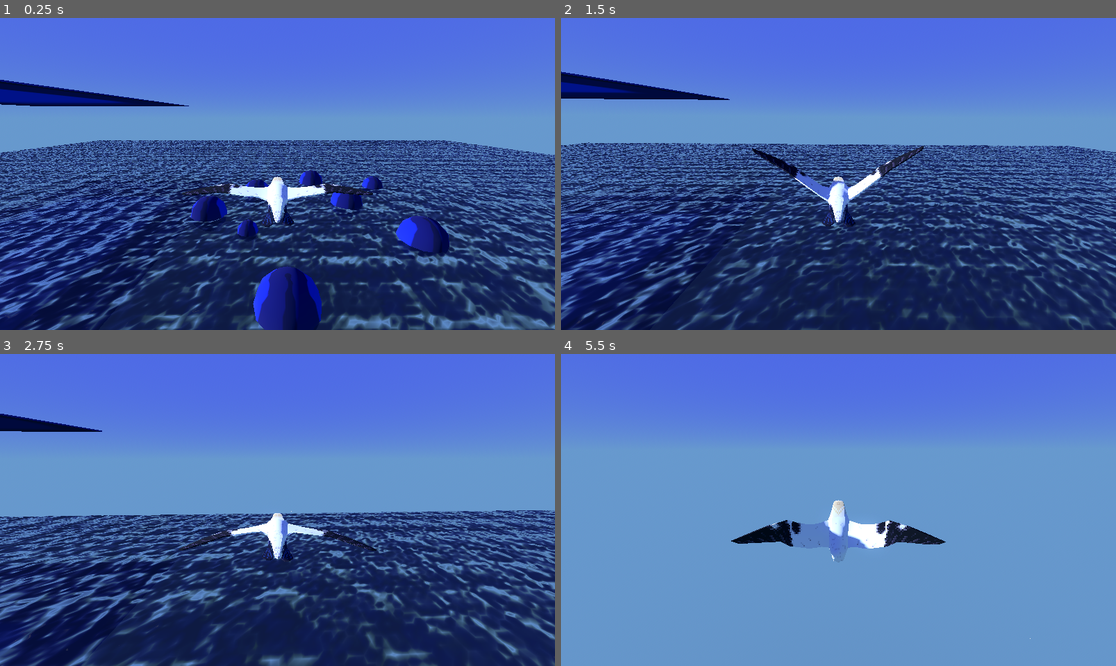
Above: before the commit, frames 1-4 (two rows, left to right).
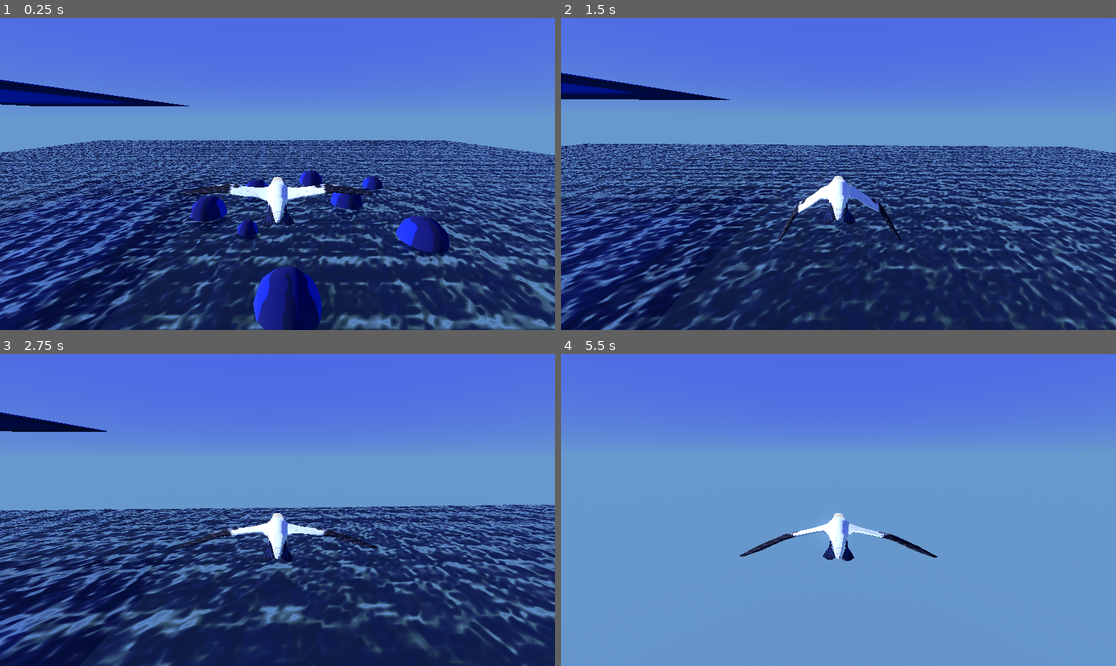
Above: after the commit, the same moments.

Repository: dreamfunicular/trianglegamejam26
Game: Godot game, scene res://BirdTestEnv.tscn
Same seed, same stepped clock (60 frames per second), same inputs: the game is played once before the commit and once after it. The project has no main scene, so this scene is started directly. The engine's default icon, where the game draws it, is replaced by a stand-in: a white triangle on a blue panel in a dark square.
Inputs (mouse positions are in pixels of both pictures, inside the frame that each line leads up to):
- Up to frame 1 (0.25 s): no input
- Up to frame 2 (1.5 s): move the mouse to (866, 174) at 0.52 s; hold Right mouse button (Break) 0.53-1.28 s; tap Space (Flap) at 0.77, 0.8, 1.07, 1.35 s; move the mouse to (810, 174) at 1.27 s
- Up to frame 3 (2.75 s): tap Space (Flap) at 1.52, 1.82, 2.3 s; right-click (249, 510) at 1.55 s; move the mouse to (288, 503) at 2.02 s; hold Right mouse button (Break) from 2.03 s (still down)
- Up to frame 4 (5.5 s): move the mouse to (832, 516) at 2.77 s; release Right mouse button (Break) at 2.78 s; right-click (832, 516) at 2.85 s; tap Space (Flap) at 3.02, 3.32, 3.6, 3.77, 4.07, 4.52, 4.82, 5.3 s; move the mouse to (877, 513) at 3.52 s; move the mouse to (794, 506) at 4.27 s; right-click (794, 506) at 4.35 s; move the mouse to (844, 510) at 5.02 s; hold Right mouse button (Break) from 5.03 s (still down)

The runs differ from the first frame. In frame 1, less than 0.1% of the frame differs, in the area x 35-76%, y 53-98%; in frame 2, 28%, in the area x 0-100%, y 17-100%; in frame 3, 25%; in frame 4, 2.6%.

Commit message:
remove air brakes, balance stuff/adjust dive mechs

Diff:
--- a/Objects/Player/Gannet/GannetModel.tscn
+++ b/Objects/Player/Gannet/GannetModel.tscn
@@ -50,7 +50,7 @@
 point_count = 2
 
 [sub_resource type="AnimationNodeStateMachineTransition" id="AnimationNodeStateMachineTransition_glitr"]
-xfade_time = 1.5
+xfade_time = 1.0
 xfade_curve = SubResource("Curve_2yy71")
 switch_mode = 2
 advance_mode = 2
@@ -84,22 +84,23 @@
 
 [sub_resource type="AnimationNodeStateMachine" id="AnimationNodeStateMachine_1v6j1"]
 states/Airbrake/node = SubResource("AnimationNodeAnimation_qqojt")
-states/Airbrake/position = Vector2(395, 35)
+states/Airbrake/position = Vector2(446, 58)
 states/Dive/node = SubResource("AnimationNodeBlendSpace1D_qqojt")
-states/Dive/position = Vector2(515, 78)
+states/Dive/position = Vector2(591, 110)
 states/Flap/node = SubResource("AnimationNodeAnimation_vg85i")
-states/Flap/position = Vector2(333, 227)
+states/Flap/position = Vector2(446, 361)
 states/Flight/node = SubResource("AnimationNodeBlendSpace1D_bqfct")
-states/Flight/position = Vector2(358, 120)
+states/Flight/position = Vector2(347, 203)
 states/Float/node = SubResource("AnimationNodeAnimation_8o1uc")
-states/Float/position = Vector2(297, 53)
-states/Start/position = Vector2(178, 120)
+states/Float/position = Vector2(202, 93)
+states/Start/position = Vector2(167, 203)
 states/SuperFlap/node = SubResource("AnimationNodeAnimation_bqfct")
-states/SuperFlap/position = Vector2(515, 191)
+states/SuperFlap/position = Vector2(626, 321)
 transitions = ["Start", "Flight", SubResource("AnimationNodeStateMachineTransition_j5jfc"), "Flight", "Flap", SubResour …(828 unchanged characters)…
+graph_offset = Vector2(-46, 141)
 
 [sub_resource type="AnimationNodeBlendTree" id="AnimationNodeBlendTree_bqfct"]
-graph_offset = Vector2(-142.1878, 69.453)
+graph_offset = Vector2(-142.1878, 51.716675)
 nodes/output/position = Vector2(1020, 180)
 nodes/StateMachine/node = SubResource("AnimationNodeStateMachine_1v6j1")
 nodes/StateMachine/position = Vector2(720, 180)
@@ -109,24 +110,24 @@
 script = ExtResource("2_2yy71")
 
 [node name="Skeleton3D" parent="Gannet" index="0"]
-bones/0/position = Vector3(7.067092e-18, 0.01867144, 0.1457972)
+bones/0/position = Vector3(2.660761e-18, 0.01867144, 0.13660602)
 bones/0/rotation = Quaternion(-0.6842165, 2.7267258e-16, 2.7267256e-16, 0.729279)
-bones/1/position = Vector3(0.11648273, 0.06811876, -0.031372353)
-bones/1/rotation = Quaternion(0.1811994, 0.33259723, -0.19909906, 0.9038282)
-bones/1/scale = Vector3(0.99999976, 0.9999999, 1.0000001)
-bones/2/rotation = Quaternion(-0.4933947, -0.4136083, -0.7208214, 0.2567223)
-bones/3/position = Vector3(2.9667144e-16, 0.38323998, -0.0015201494)
-bones/3/rotation = Quaternion(-0.11342332, -8.733231e-18, 4.5849334e-17, 0.9935468)
-bones/4/position = Vector3(2.0352203e-17, -0.055216767, 0.0035242194)
-bones/4/rotation = Quaternion(-4.3711243e-08, 0.06639878, 0.99779326, 1.184134e-10)
-bones/5/rotation = Quaternion(-0.9453356, 3.533822e-16, -1.4538303e-16, 0.3260991)
-bones/6/rotation = Quaternion(-0.024443828, -0.0009606602, -0.03925854, 0.9989296)
-bones/7/position = Vector3(-0.11648273, 0.06811876, -0.031372353)
-bones/7/rotation = Quaternion(0.1811994, -0.33259723, 0.19909906, 0.9038282)
-bones/7/scale = Vector3(0.99999976, 0.9999999, 1.0000001)
-bones/8/rotation = Quaternion(-0.4933947, 0.4136083, 0.7208214, 0.2567223)
-bones/9/rotation = Quaternion(-0.98788774, 3.6338484e-16, -6.952247e-17, 0.15517013)
-bones/10/rotation = Quaternion(-0.42418054, 0.01667056, 0.03555627, 0.9047258)
+bones/1/position = Vector3(0.09666455, 0.21977118, 0.0024333345)
+bones/1/rotation = Quaternion(-0.46837837, -0.028573068, -0.87479603, 0.120570235)
+bones/1/scale = Vector3(0.9999997, 0.9999999, 0.99999994)
+bones/2/rotation = Quaternion(-0.13943405, 0.014808199, -0.20726715, 0.96818346)
+bones/3/position = Vector3(3.0922529e-16, 0.3951775, -0.018120866)
+bones/3/rotation = Quaternion(-0.061095946, -4.4442436e-17, 4.0185973e-17, 0.99813193)
+bones/4/position = Vector3(2.0352205e-17, -0.055216767, 0.0035242194)
+bones/4/rotation = Quaternion(-4.3689205e-08, 0.03186405, 0.9994922, -1.3928192e-09)
+bones/5/rotation = Quaternion(-0.99616957, 3.734339e-16, 2.2479297e-17, -0.08744328)
+bones/6/rotation = Quaternion(0.033341322, 0.2577176, -0.018398382, 0.9654696)
+bones/7/position = Vector3(-0.09666455, 0.21977118, 0.0024333345)
+bones/7/rotation = Quaternion(-0.46837837, 0.028573068, 0.87479603, 0.120570235)
+bones/7/scale = Vector3(0.9999997, 0.9999999, 0.99999994)
+bones/8/rotation = Quaternion(-0.13943405, -0.014808199, 0.20726715, 0.96818346)
+bones/9/rotation = Quaternion(-0.993593, 3.7278502e-16, 3.2665455e-17, -0.11301819)
+bones/10/rotation = Quaternion(0.03339528, -0.2563454, 0.0050264443, 0.96599513)
 
 [node name="AnimationTree" type="AnimationTree" parent="." index="2"]
 tree_root = SubResource("AnimationNodeBlendTree_bqfct")
--- a/Objects/Player/Player.tscn
+++ b/Objects/Player/Player.tscn
@@ -10,8 +10,8 @@
 [ext_resource type="AudioStream" uid="uid://elw4fe3ltwiq" path="res://audio/SFX/wing_flapping/big-flap--05.ogg" id="8_q10m3"]
 
 [sub_resource type="Curve" id="Curve_cac6a"]
-_data = [Vector2(0, 0), 0.0, 0.0, 0, 0, Vector2(0.24456522, 1), 0.0, 0.0, 0, 0, Vector2(0.41847825, 0.22471917), -1.698235, -1.698235, 0, 0, Vector2(1, 0), 0.0, 0.0, 0, 0]
-point_count = 4
+_data = [Vector2(0, 0), 0.0, 0.0, 0, 0, Vector2(0.24456522, 1), 0.0, 0.0, 0, 0, Vector2(0.4076087, 0), 0.0, 0.0, 0, 0]
+point_count = 3
 
 [sub_resource type="Curve" id="Curve_y01d7"]
 _data = [Vector2(0, 0), 0.0, 20.67415, 0, 0, Vector2(0.09782609, 1), 0.0, 0.0, 0, 0, Vector2(0.4076087, 0.3370787), -1.8193254, -1.8193254, 0, 0, Vector2(1, 0), 0.0, 0.0, 0, 0]
--- a/Objects/Player/player.gd
+++ b/Objects/Player/player.gd
@@ -9,8 +9,6 @@
 
 const MOUSE_SENSE_FREE = Vector2(0.002, 0.004)
 const TURN_CLAMP_FREE = Vector2(PI/72, PI/36)
-const MOUSE_SENSE_BRAKE = Vector2(0.003, 0.006)
-const TURN_CLAMP_BRAKE = Vector2(PI/36, PI/18)
 const MOUSE_SENSE_WATER = Vector2(0.001, 0.001)
 const TURN_CLAMP_WATER = Vector2(PI/108, PI/108)
 const MOUSE_SENSE_FLOAT = Vector2(0.004, 0.004)
@@ -36,7 +34,6 @@
 const FLAP_STATE_NAME : String = "Flap"
 const DIVE_STATE_NAME : String = "Dive"
 const FLOAT_STATE_NAME : String = "Float"
-const BRAKE_STATE_NAME : String = "Airbrake"
 
 var is_bird_surfacing : bool = false
 var camera_in_water : bool = false
@@ -58,13 +55,11 @@
 @export var boost_blend: Curve
 const BOOST_POWER = 2.0
 const BOOST_BUF = 0.1
-const NON_BOOST_TIME = 0.5
+const NON_BOOST_TIME = 0.3
 const BOOST_DUR = 2.0
 var boost_time = 0.0
 var boost_click = -NON_BOOST_TIME
 var boost_click_2 = -NON_BOOST_TIME
-
-var braking: bool = false
 
 var splash_scene = preload("res://Environment/SplashInstance.tscn")
 
@@ -104,12 +99,8 @@
 func update_steer() -> float:
 	match state:
 		PlayerStates.FLY:
-			if braking:
-				mouse_sense_vect = MOUSE_SENSE_BRAKE
-				turn_clamp_vect = TURN_CLAMP_BRAKE
-			else:
-				mouse_sense_vect = MOUSE_SENSE_FREE
-				turn_clamp_vect = TURN_CLAMP_FREE
+			mouse_sense_vect = MOUSE_SENSE_FREE
+			turn_clamp_vect = TURN_CLAMP_FREE
 			return get_speed_lerp()
 
 		PlayerStates.DIVE:
@@ -200,6 +191,7 @@
 
 	flap_time = decrement_counter(flap_time, FLAP_COOLDOWN, delta)
 	boost_click = decrement_counter(boost_click, NON_BOOST_TIME, delta)
+	boost_click_2 = decrement_counter(boost_click_2, NON_BOOST_TIME, delta)
 	boost_time = decrement_counter(boost_time, 0, delta)
 
 	# flying bird only code
@@ -207,31 +199,21 @@
 		PlayerStates.FLY:
 			velocity.y += GRAV * delta
 
+			var flight_dir = (-pitch_pivot.global_transform.basis.z + Vector3(0, abs(pitch_pivot.transform.basis.y.dot(Vector3.UP)), 0)).normalized()
 			if (boost_time > 0):
 				var percent_boost = boost_blend.sample(1 - boost_time/BOOST_DUR)
-				velocity += percent_boost * (-transform.basis.z + pitch_pivot.transform.basis.y).normalized() * BOOST_POWER
-				#velocity = pow(entry_speed, 1.3) * (-transform.basis.z).normalized()
-				braking = false
+				velocity += percent_boost * flight_dir * BOOST_POWER * delta * 60
 			else:
 				if (flap_time > 0):
 					var percent_flap = flap_blend.sample(1 - flap_time/FLAP_DUR)
-					velocity += percent_flap * (-transform.basis.z + pitch_pivot.transform.basis.y).normalized() * FLAP_POWER
-					braking = false
-				else:
-					if Input.is_action_pressed("Break"):
-						if not braking:
-							braking = true
-							playback.travel(BRAKE_STATE_NAME)
-					else:
-						if braking:
-							braking = false
-							playback.travel(FLIGHT_STATE_NAME)
+					velocity += percent_flap * flight_dir * FLAP_POWER * delta * 60
+
 				check_flap()
 			var desired_dir = -pitch_pivot.global_transform.basis.z
 
 			#var speed_weight = clamp(20.0 / max(velocity.length(), 1.0), 0.05, 1.0) * 0.9
 			var speed_weight = pow(ease(get_speed_lerp(), 0.3), 1.4)
-			var turn_weight = (1 - abs(velocity.normalized().dot(desired_dir.normalized()))) / 2
+			var turn_weight = pow((1 - abs(velocity.normalized().dot(desired_dir.normalized()))), 1.3)
 
 			#var divespeed_coefficient = 1
 			#if (desired_dir.normalized().y > 0):
@@ -242,10 +224,7 @@
 
 			#velocity = velocity.lerp(Vector3.ZERO, speed_weight * 0.001 * 60 * delta)
 			#velocity = velocity.slerp(desired_dir * velocity.length(), 1.0 * 0.05 * 60 * delta)
-			if braking:
-				steer_and_fric(0.02 * 60 * delta, speed_weight * turn_weight * 0.03 * 60 * delta)
-			else:
-				steer_and_fric(0.045 * 60 * delta, speed_weight * turn_weight * 0.03 * 60 * delta)
+			steer_and_fric(0.045 * 60 * delta, speed_weight * turn_weight * 0.025 * 60 * delta)
 
 			#var dot_weight = velocity.normalized().dot(desired_dir.normalized())
 
@@ -267,22 +246,16 @@
 			if pitch < -0.1 or velocity.length() < 10.0 or is_bird_surfacing or velocity.y > 0: # facing up
 				# have a stronger force once the apex of the dive is reached
 				is_bird_surfacing = true
-				velocity.y += pow(-position.y, 1.6) / 150 + 0.5
+				velocity.y += (pow(-position.y, 1.6) / 150 + 0.5) * delta * 60
 				if (velocity.length() > entry_speed): velocity = velocity.lerp(entry_speed * velocity.normalized(), delta * 60 * 0.5)
-				#velocity.y += 20 * delta
-				#clampf(velocity.y, 0, 50)
-				#turn_camera(0.0, (pitch.angle_to(Vector3.UP) ** 2) * 0.15 * delta)
-				#turn_camera(desired_dir.cross(Vector3.UP).dot(velocity) * delta, (desired_dir.y - velocity.normalized().y) * delta)
 
 			else:
-				velocity.y += pow(-position.y, 1.4) / 150 #* (6-pow(pitch+2, 1.4))
-				#velocity.y += 10 * delta
-				#clampf(velocity.y, 0, 50)
-				#turn_camera(0.0, (pitch.angle_to(Vector3.UP) ** 2) * 0.1 * delta)
-				#turn_camera(0.0, (1.0 - pitch) * 0.15 * delta)
-
+				velocity.y += (pow(-position.y, 1.2) / 100 + 0.5) * delta * 60
+				print(-position.y)
+
+			var speed_weight = 1.0 - clamp(velocity.length() / 50, 0.2, 1.0)
 			turn_camera(0.0, (1.0 - pitch) * clamp((-position.y) / 70, 0.5, 1.0) * 0.5 * (0.6 + 0.4 * int(is_bird_surfacing)) * delta, true)
-			steer_and_fric(0.01 * 60 * delta, 0.003 * 60 * delta)
+			steer_and_fric(0.01 * 60 * delta, 0.01 * speed_weight * 60 * delta)
 
 			if Input.is_action_just_pressed("Flap"):
 				boost_click_2 = boost_click
